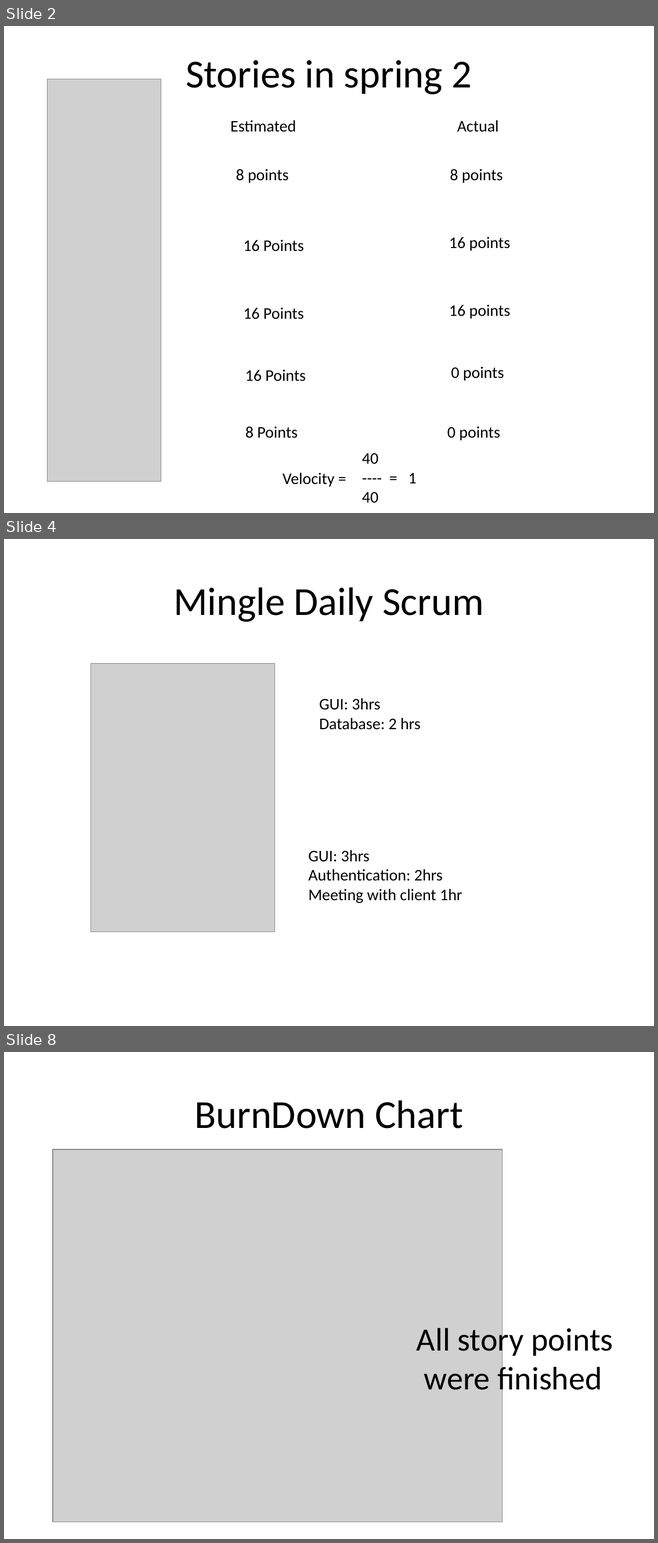
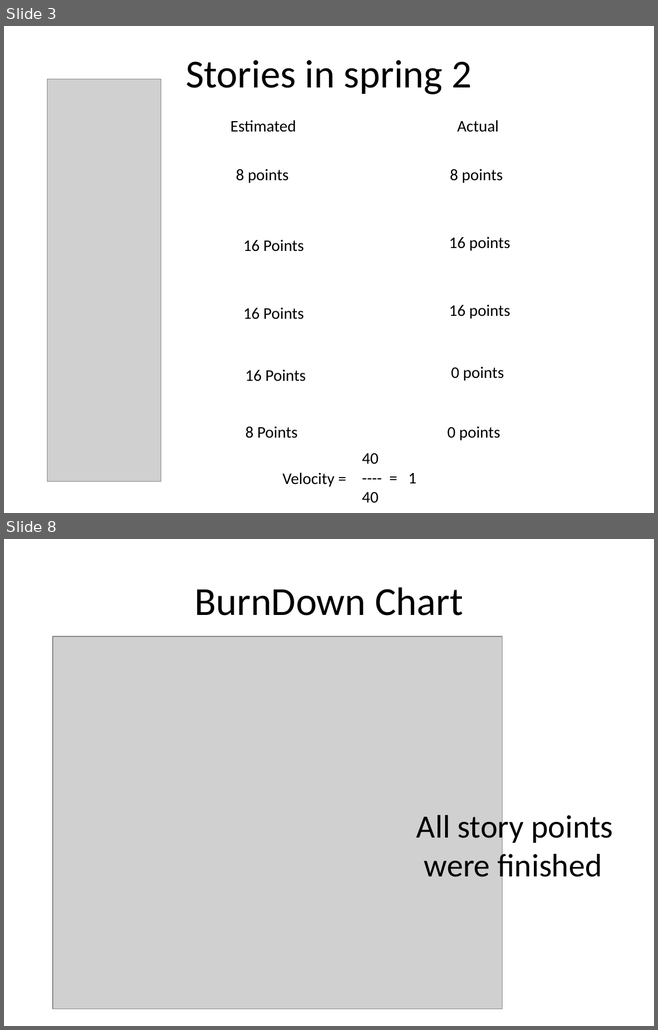
Before and after one commit to FIU-SCIS-Senior-Project-2015-Spring/Designer-Drugs-Database-App, a slide deck: Presentation Slides/Presentation 3.pptx. Shown one above the other, each under a label of ours: slides 2, 4 and 8 before the commit, slides 3 and 8 after it; the slides between them are not shown. The pictures are 658x1543 and 658x1030 pixels, drawn with LibreOffice and Linux fonts; fonts in the diff are those of the drawing; grey boxes stand for pictures. Boxes give left, top, right and bottom in pixels: in the first picture for what was removed or moved away, otherwise in the second. Text is boxed around its words. In the diff, an @@ line names an element or a change of style, - is before the commit and + after.

```diff
--- a/Presentation Slides/Presentation 3.pptx
+++ b/Presentation Slides/Presentation 3.pptx
@@ slide 4 removed at [4,539,654,1026], background #FFFFFF @@
@@ title removed at [173,587,484,622] @@
-Mingle Daily Scrum
@@ picture removed at [90,664,274,932] @@
@@ text removed at [319,698,420,730] @@
-GUI: 3hrs
-Database: 2 hrs
@@ text removed at [308,850,462,903] @@
-GUI: 3hrs
-Authentication: 2hrs
-Meeting with client 1hr
@@ what was slide 2 is now slide 3 @@
```
Also in this commit, not shown: 2 slides changed, 3 slides added, 2 other slides removed, 1 other file.
